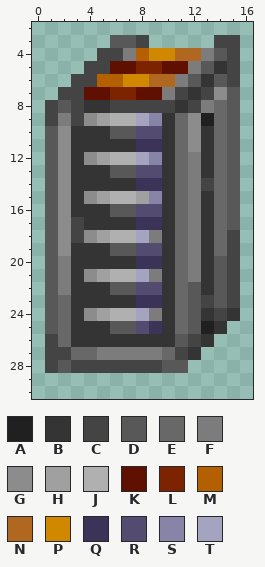
A pixel-art sprite gets an edit: Resources/Bigobs/PSI_STORM_BIGOB.png. Above, as it was before the edit.
The file is 32x48 pixels. Shown: x 0..16, y 2..30.
Palette (. is transparent): A #202020  B #343434  C #444444  D #585858  E #686868  F #7c7c7c  G #8c8c8c  H #a0a0a0  J #b0b0b0  K #601000  L #7c2400  M #b46000  N #b06820  P #d08800  Q #3c3458  R #544c70  S #8884a8  T #a4a4c0
Pixels before, first column x 1:
 3 .....DDC.....CC
 4 ....CCFMPPNNFDC
 5 ...CCKKLLKKFDBC
 6 ..CCMMPPNNFDBDC
 7 .CCKKLLKKFCBCGD
 8 CDCBBCCCCCBCFED
 9 CFCGHJJTSBEGAED
10 DGBBBDDRRBEGBED
11 DGBBBBBQQBEGBED
12 DGBGHJJTSBEFBED
13 DGBBBDDRRBEFBED
14 DGBBBBBQQBEFCED
15 DGBGHJJHSBEFBED
16 DGBBBDDRRBEFBED
17 DGCBBBBQQBEFBED
18 DGCGHJJTFBEFBEC
19 DGBBBDDRRBEFBEC
20 DFBBBBBQQBEFBDC
21 DFBGHJJTFBEFBDC
22 DFBBBDDRRBEDBDC
23 DEBBBBBQQBEDCDC
24 DEBGHJJTFBEDBCB
25 DEBBBDDRQBEDAB.
26 CEBBBBBBBBDCB..
27 CCEEFFFFFECB...
28 CDCCCCCCCDD....
Now the later version:
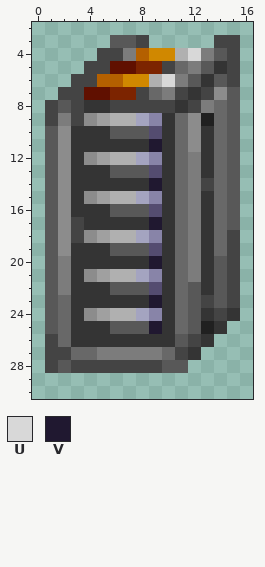
Colours new in this view: U #d8d8d8  V #201830
Change:
Changed rows in their new state; - is an unchanged pixel.
first column x 8:
 4 ---JU
 5 --CE-
 6 -JU--
 7 CE---
10 D----
11 BV---
13 D----
14 BV---
15 T----
16 D----
17 BV---
18 -S---
19 D----
20 BV---
21 -S---
22 D----
23 BV---
24 -S---
25 DV---
Where, in picture pixels (left, top, right, bottom), the same in both pictures:
changed: (136, 48, 201, 334)
